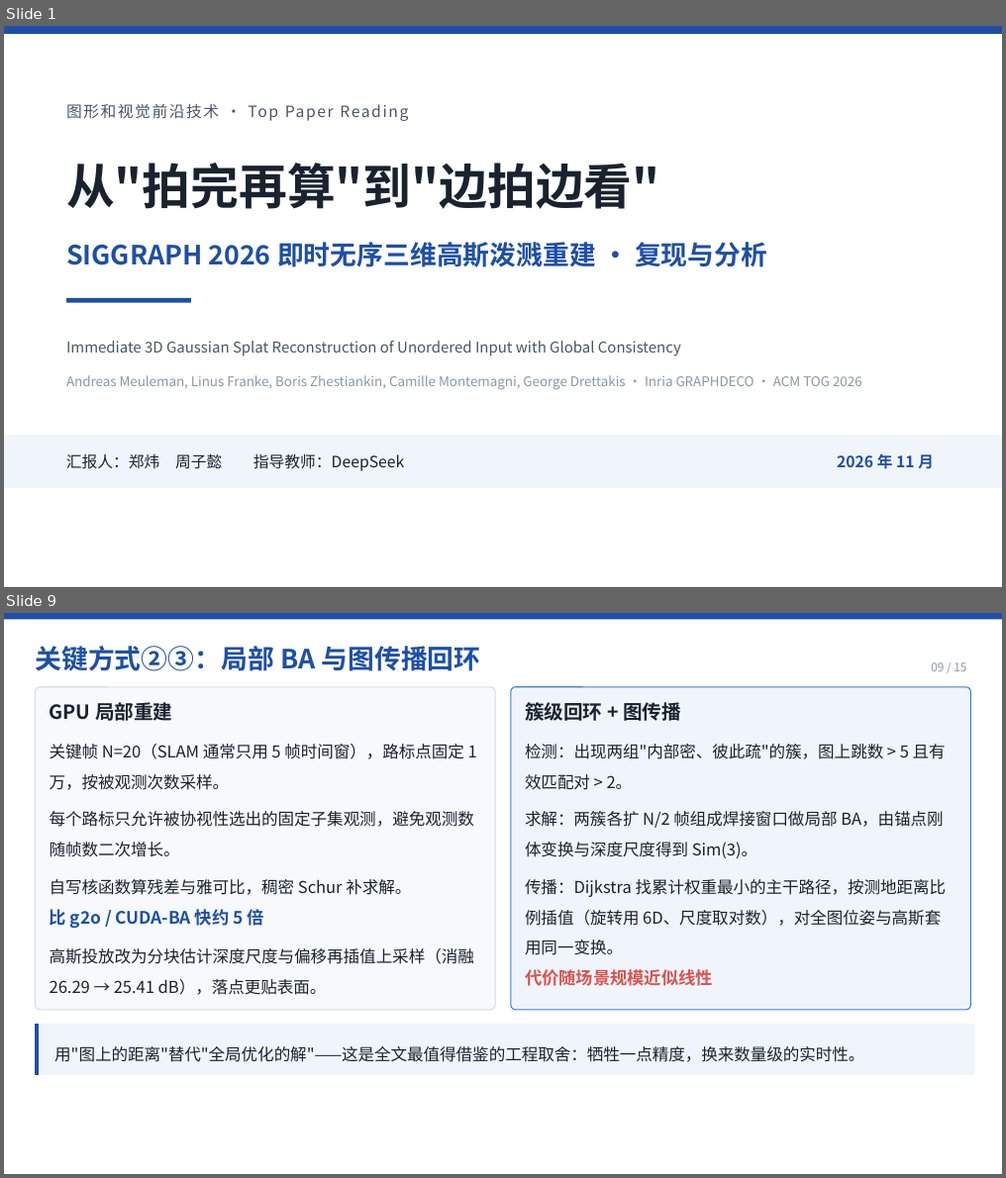
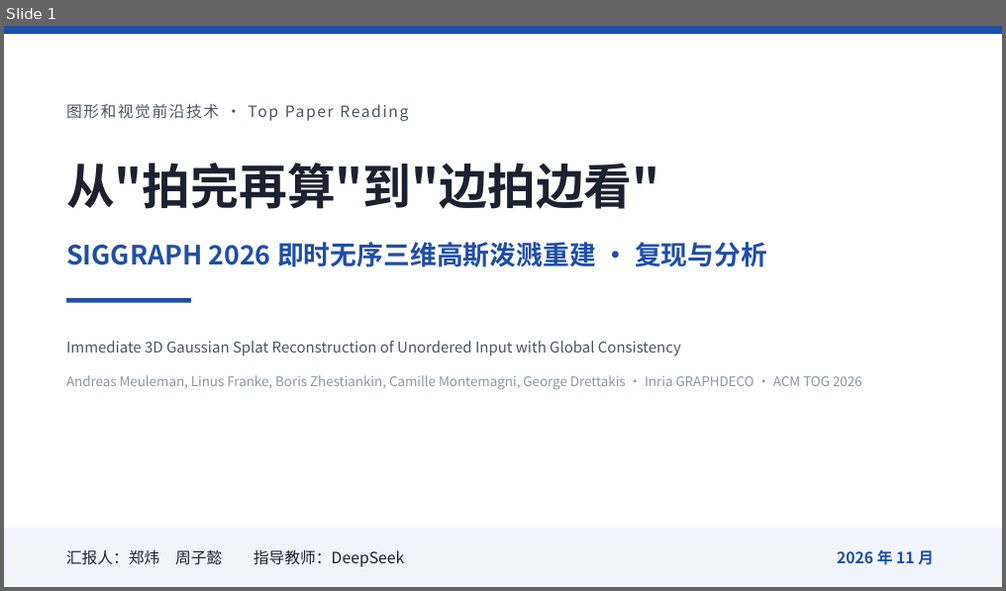
Before and after one commit to LeoZhengWei/ecnu-cs, a slide deck: ecnu-cg/02-PPT/PPT-即时三维高斯泼溅重建.pptx. Shown one above the other, each under a label of ours: slides 1 and 9 before the commit, slide 1 after it; the slides between them are not shown. The pictures are 1006x1178 and 1006x591 pixels, drawn with LibreOffice and Linux fonts; fonts in the diff are those of the drawing. Boxes give left, top, right and bottom in pixels: in the first picture for what was removed or moved away, otherwise in the second. Text is boxed around its words. In the diff, an @@ line names an element or a change of style, - is before the commit and + after.

Commit message:
feat(ecnu-cg): PPT 重构为「七步各一页」，报告同步并补七张方法示意图
- PPT 15 页重排：P2 背景+四类问题、P3 摘要+贡献+创新（原四页压成两页）；
  P4 方法总览；P5-P11 七个步骤各一页，每页固定「做什么/示意图/核心公式/
  关键超参/为什么」五段；P12 补 4 条消融条；P13 删掉全部复现工程问题，
  只留论文自述边界。原「三代工作演进」页并入 P14 结论首句。
- 新增 figs/fig1..7 七张 matplotlib 示意图与 formula/f05..11 七张公式渲染图
  （原底部公式为 ASCII 拼写法，现统一为矢量排版图）。
- slide 源码 slides/01..15 全量同步；新增 tools/figs.py、gen_steps.py、
  render_formula.py 三个可复现生成脚本。
- 报告 3.3 节按七步重写（总表+每步一段+居中公式），插入图 1-7；
  01-报告/img/m1..m7.png 与插值脚本 tools/insert_figs.py 一并入库。
- 讲稿第 2 章重写为主讲 12:20（另附 10 分钟压缩方案）；STORY、讲稿要点、
  交付说明、README 同步；「跳数」口径统一修正为「加权图距」。

```diff
--- a/ecnu-cg/02-PPT/PPT-即时三维高斯泼溅重建.pptx
+++ b/ecnu-cg/02-PPT/PPT-即时三维高斯泼溅重建.pptx
@@ slide 9 removed at box(4, 613, 1002, 1174), background #FFFFFF @@
@@ rectangle removed at box(4, 613, 1002, 619) @@
@@ text removed at box(35, 646, 481, 671) @@
-关键方式②③：局部 BA 与图传播回环
@@ text removed at box(931, 663, 966, 671) @@
-09 / 15
@@ rounded rectangle removed at box(36, 687, 496, 1010) @@
@@ rounded rectangle removed at box(511, 687, 971, 1010) @@
@@ text removed at box(50, 702, 173, 721) @@
-GPU 局部重建
@@ text removed at box(525, 702, 681, 721) @@
-簇级回环 + 图传播
@@ text removed at box(50, 744, 477, 790) @@
-关键帧 N=20（SLAM 通常只用 5 帧时间窗），路标点固定 1 万，按被观测次数采样。
@@ text removed at box(525, 744, 945, 790) @@
-检测：出现两组"内部密、彼此疏"的簇，图上跳数 > 5 且有效匹配对 > 2。
@@ text removed at box(50, 811, 474, 858) @@
-每个路标只允许被协视性选出的固定子集观测，避免观测数随帧数二次增长。
@@ text removed at box(525, 811, 943, 859) @@
-求解：两簇各扩 N/2 帧组成焊接窗口做局部 BA，由锚点刚体变换与深度尺度得到 Sim(3)。
@@ text removed at box(50, 879, 411, 895) @@
-自写核函数算残差与雅可比，稠密 Schur 补求解。
@@ text removed at box(525, 879, 946, 956) @@
-传播：Dijkstra 找累计权重最小的主干路径，按测地距离比例插值（旋转用 6D、尺度取对数），对全图位姿与高斯套用同一变换。
@@ text removed at box(50, 909, 263, 928) @@
-比 g2o / CUDA-BA 快约 5 倍
@@ text removed at box(50, 949, 474, 995) @@
-高斯投放改为分块估计深度尺度与偏移再插值上采样（消融 26.29 → 25.41 dB），落点更贴表面。
@@ text removed at box(525, 969, 713, 986) @@
-代价随场景规模近似线性
@@ freeform shape removed at box(36, 1024, 975, 1075) @@
@@ rectangle removed at box(40, 1024, 975, 1075) @@
@@ text removed at box(54, 1047, 864, 1062) @@
-用"图上的距离"替代"全局优化的解"——这是全文最值得借鉴的工程取舍：牺牲一点精度，换来数量级的实时性。
@@ slide 1 changed as well @@
@@ rectangle: place and size @@
-rectangle at box(4, 436, 1002, 488)
+rectangle at box(4, 528, 1002, 587)
@@ text "汇报人：郑炜 周子懿 指导教师：DeepSeek": place and size @@
-text "汇报人：郑炜 周子懿 指导教师：DeepSeek" at box(66, 454, 404, 472)
+text "汇报人：郑炜 周子懿 指导教师：DeepSeek" at box(66, 550, 404, 568)
@@ text "2026 年 11 月": place and size @@
-text "2026 年 11 月" at box(837, 454, 934, 470)
+text "2026 年 11 月" at box(837, 550, 934, 566)
```
Also in this commit, not shown: 6 other slides changed, 8 slides added, 7 other slides removed, 47 other files.
